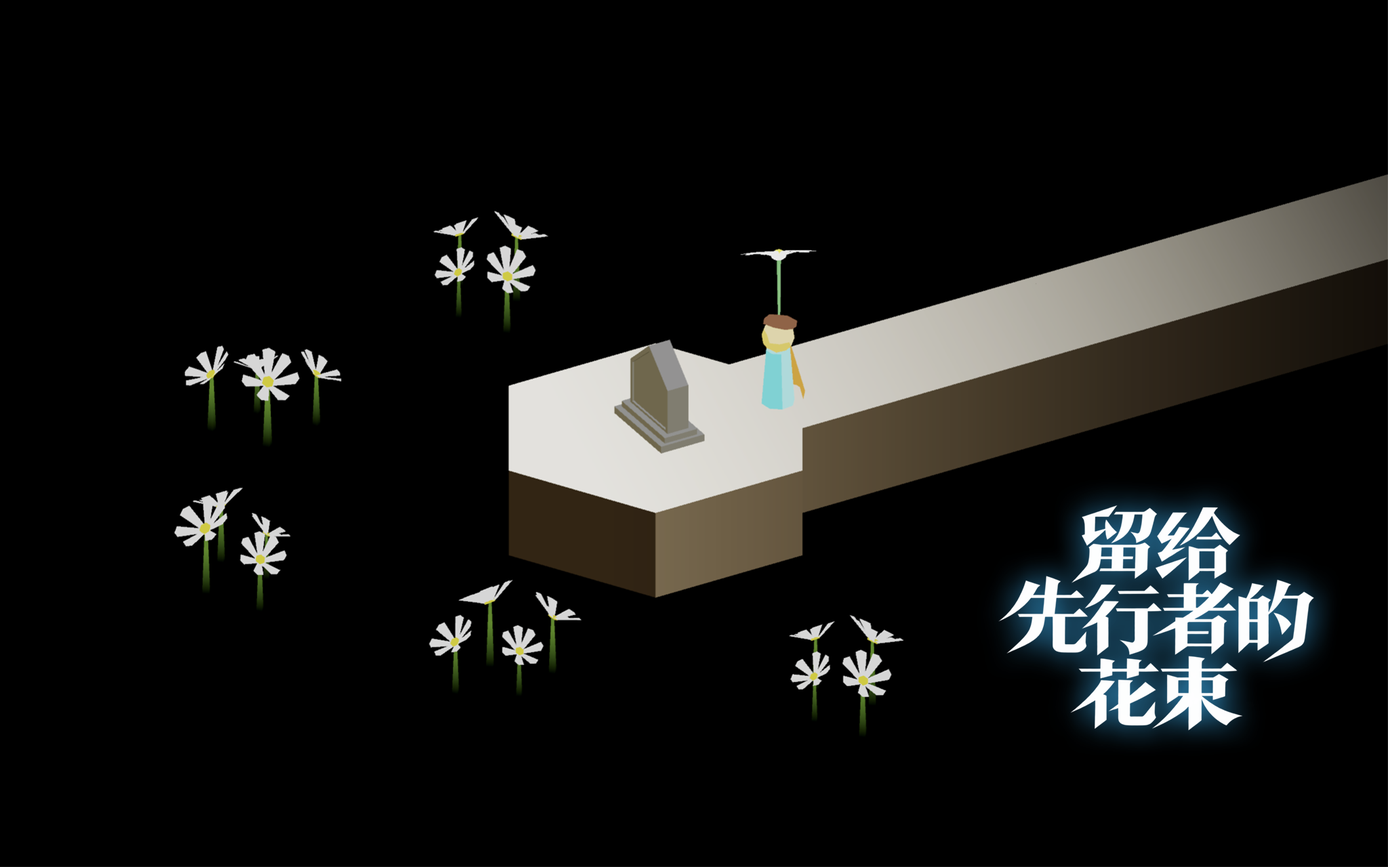
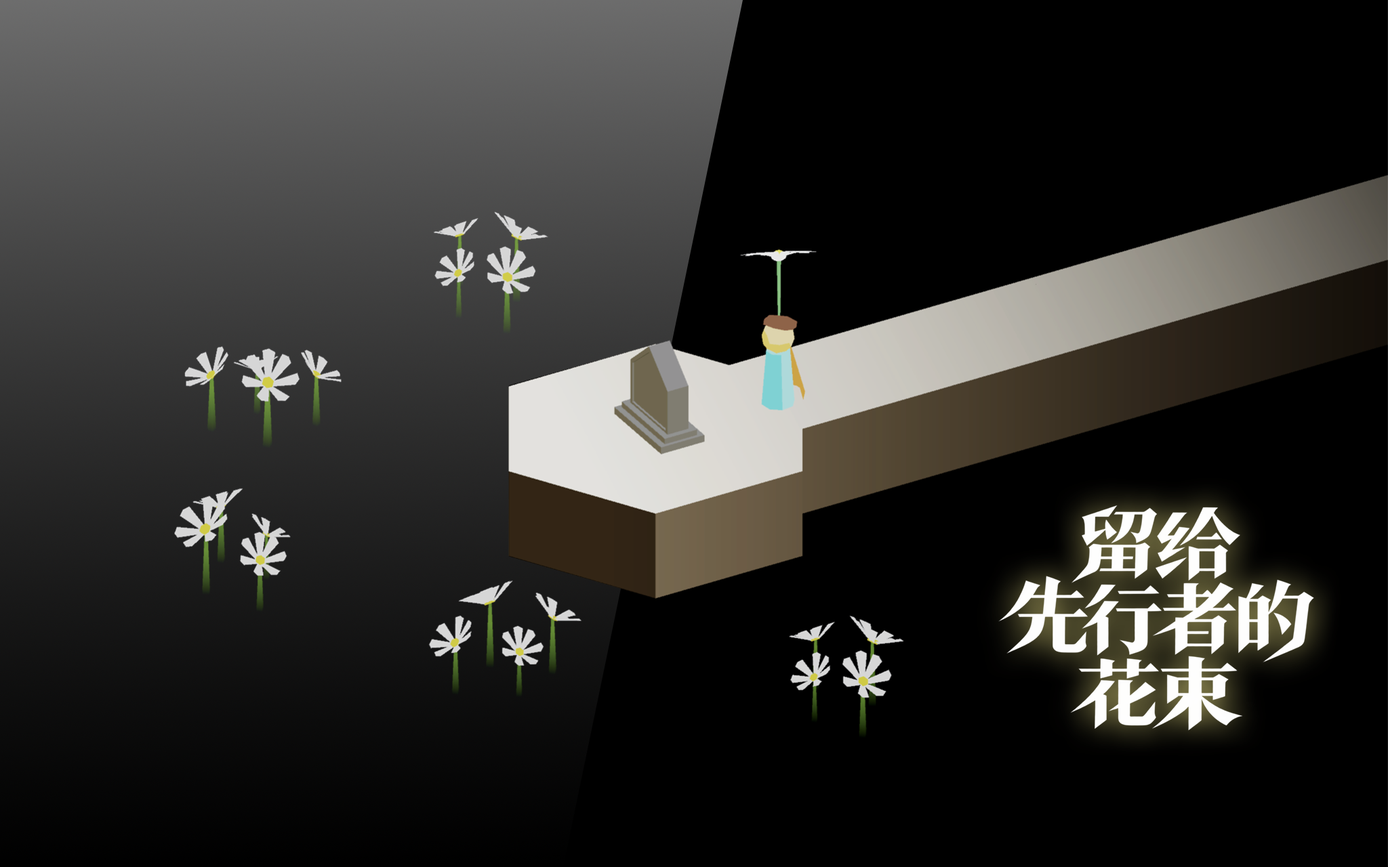
Comparing the layer stacks of the two 1388px x 867px images. Changes:
painted on "屏幕截图 2026-09-09 141612" over <box>0,0,1388,867</box>
added layer "渐变填充 1" above "图层 2" over <box>0,0,1388,867</box>
added layer "图层 2" above "图层 3" over <box>0,0,743,867</box>
added layer "图层 3" above "图层 1" over <box>0,0,1388,867</box>
